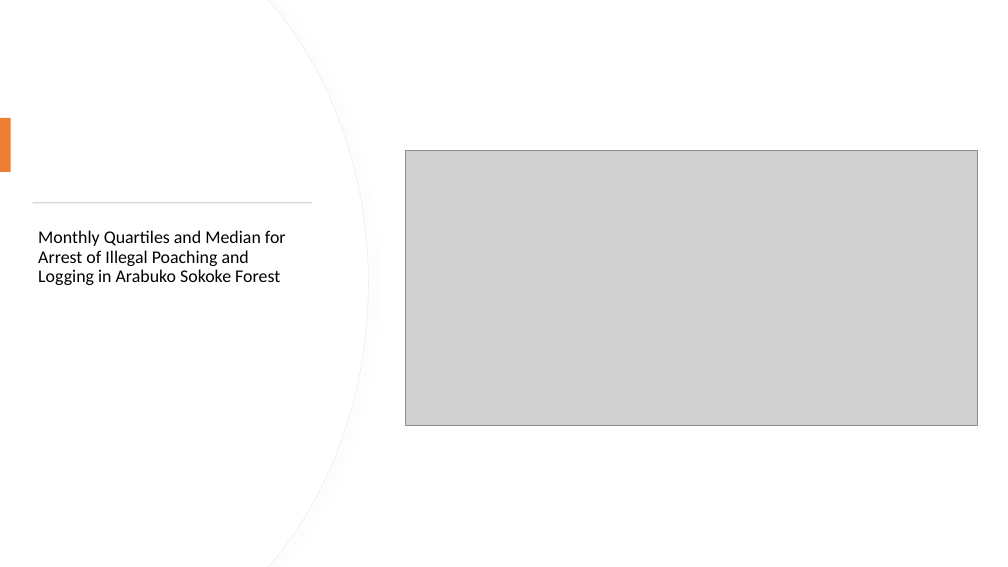
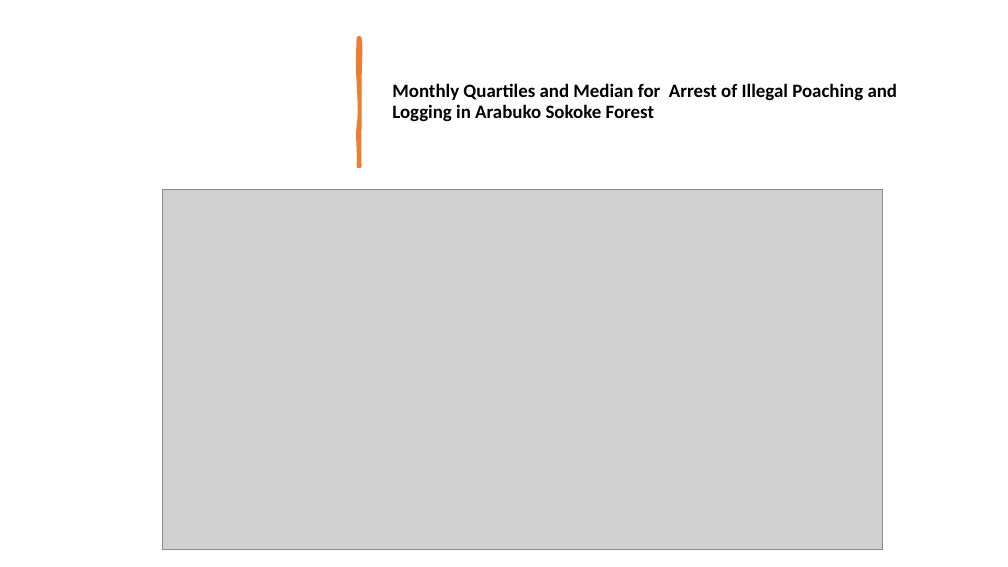
Before and after one commit to dukebaya/Phase-5-Capstone-Project-Team-15, a slide deck: slide 8 of Final presentation Leveraging Machine Learning to Combat Bushmeat Poaching.pptx. Drawn at 1008x567 pixels with LibreOffice and Linux fonts; fonts in the diff are those of the drawing; grey boxes stand for pictures. Boxes give left, top, right and bottom in pixels: in the first picture for what was removed or moved away, otherwise in the second. Text is boxed around its words. In the diff, an @@ line names an element or a change of style, - is before the commit and + after.

```diff
--- a/Final presentation Leveraging Machine Learning to Combat Bushmeat Poaching.pptx
+++ b/Final presentation Leveraging Machine Learning to Combat Bushmeat Poaching.pptx
@@ freeform shape removed at (0,0,368,567) @@
@@ freeform shape removed at (0,0,368,567) @@
@@ freeform shape added at (358,38,360,166), fill #ED7D31, outline #ED7D31 3.25 pt @@
@@ text "Monthly Quartiles and Median for ...": place and size @@
-text "Monthly Quartiles and Median for ..." at (38,230,286,285)
+text "Monthly Quartiles and Median for ..." at (392,83,898,122)
@@ text "Monthly Quartiles and Median for ..." at (392,83,898,122): size 17 to 18 pt, bold on; vertical alignment top to middle @@
@@ rectangle removed at (0,118,11,172) @@
@@ rectangle removed at (33,202,312,203) @@
@@ picture: place and size @@
-picture at (405,150,978,425)
+picture at (163,190,883,550)
```
Also in this commit, not shown: 11 other slides changed, 1 slide added, 4 other files.
